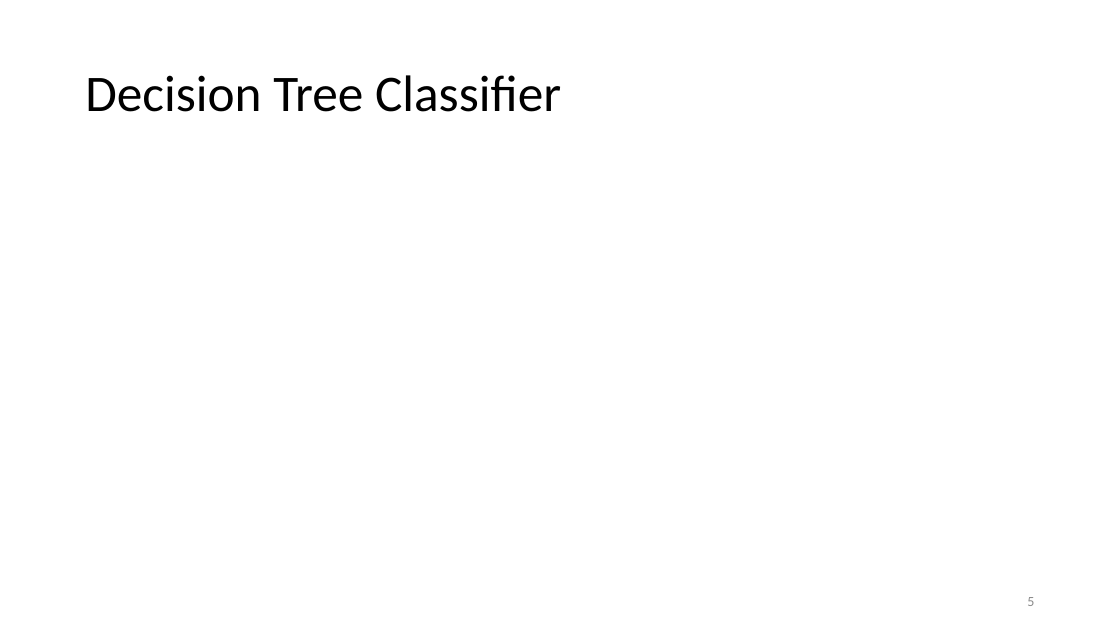
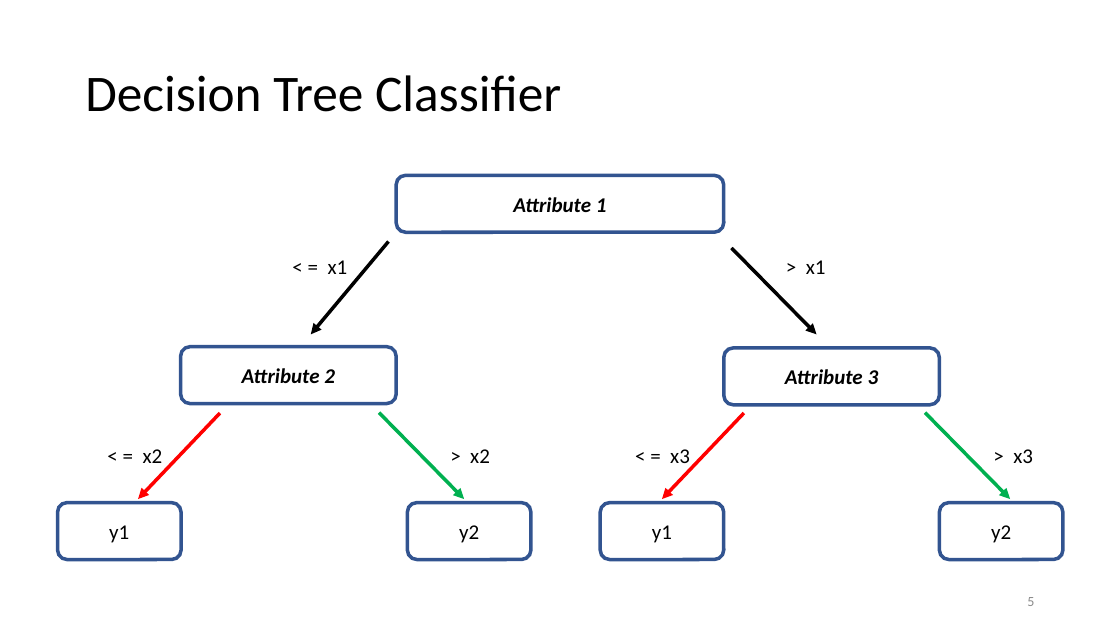
Before and after one commit to fourastiemarvin/Data-mining-project-2019, a slide deck: slide 5 of docs/Présentation_Data_Mining.pptx. Drawn at 1120x630 pixels with LibreOffice and Linux fonts; fonts in the diff are those of the drawing. Boxes give left, top, right and bottom in pixels: in the first picture for what was removed or moved away, otherwise in the second. Text is boxed around its words. In the diff, an @@ line names an element or a change of style, - is before the commit and + after.

```diff
--- a/docs/Présentation_Data_Mining.pptx
+++ b/docs/Présentation_Data_Mining.pptx
@@ rounded rectangle added at (397,176,724,233), outline #325491 3 pt, 18 pt, text #000000, bold, italic @@
+Attribute 1
@@ arrow added from (388, 242) to (311, 334), #000000 3 pt @@
@@ text added at (328,260,348,274), 18 pt, text #000000 @@
+< = x1
@@ arrow added from (732, 248) to (817, 334), #000000 3 pt @@
@@ text added at (806,260,826,274), 18 pt, text #000000 @@
+> x1
@@ rounded rectangle added at (181,347,397,404), outline #325491 3 pt, 18 pt, text #000000, bold, italic @@
+Attribute 2
@@ rounded rectangle added at (724,348,940,405), outline #325491 3 pt, 18 pt, text #000000, bold, italic @@
+Attribute 3
@@ arrow added from (220, 413) to (138, 499), #FF0000 3 pt @@
@@ arrow added from (379, 413) to (465, 499), #00B050 3 pt @@
@@ arrow added from (744, 413) to (662, 499), #FF0000 3 pt @@
@@ arrow added from (925, 413) to (1011, 499), #00B050 3 pt @@
@@ text added at (143,449,163,463), 18 pt, text #000000 @@
+< = x2
@@ text added at (470,449,490,463), 18 pt, text #000000 @@
+> x2
@@ text added at (670,449,690,470), 18 pt, text #000000 @@
+< = x3
@@ text added at (1013,449,1033,463), 18 pt, text #000000 @@
+> x3
@@ rounded rectangle added at (58,502,181,560), outline #325491 3 pt, 18 pt, text #000000 @@
+y1
@@ rounded rectangle added at (408,502,531,560), outline #325491 3 pt, 18 pt, text #000000 @@
+y2
@@ rounded rectangle added at (601,502,724,560), outline #325491 3 pt, 18 pt, text #000000 @@
+y1
@@ rounded rectangle added at (939,502,1063,560), outline #325491 3 pt, 18 pt, text #000000 @@
+y2
```
Also in this commit, not shown: 2 other slides changed, 2 slides added, 1 slide removed, 1 other file.
